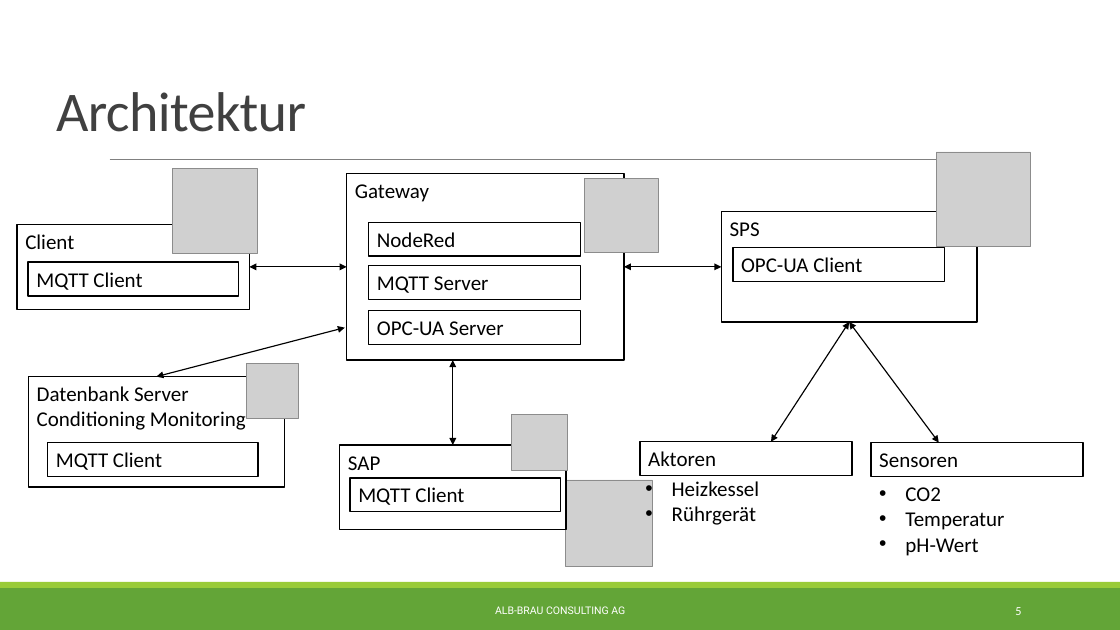
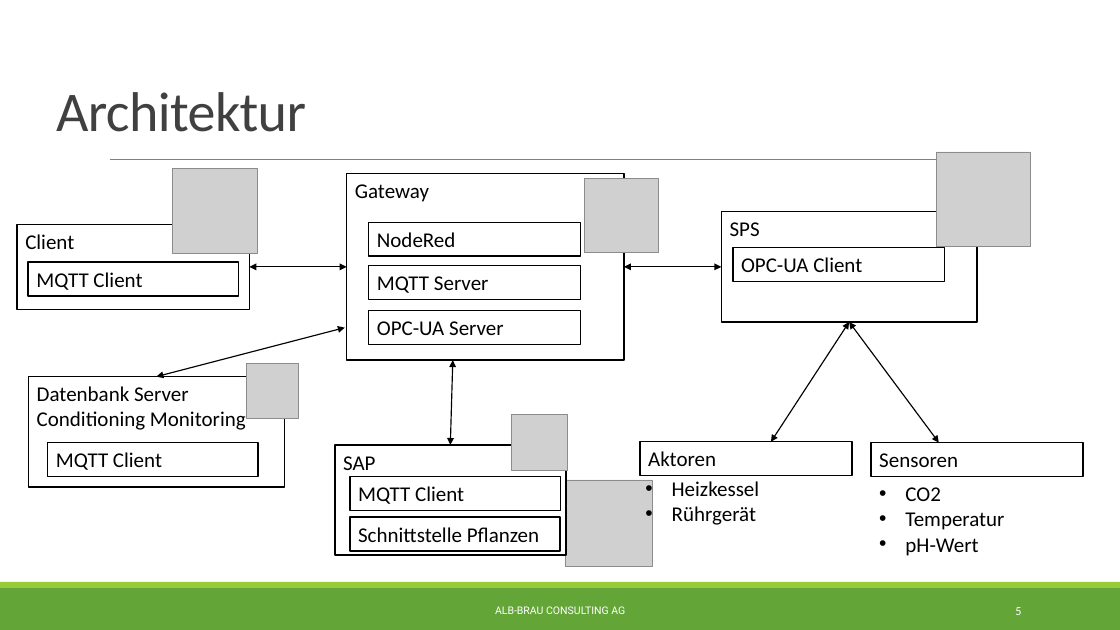
Before and after one commit to albae3333/DigitaleFabrik, a slide deck: slide 5 of Präsentation/Präsentation.pptx. Drawn at 1120x630 pixels with LibreOffice and Linux fonts; fonts in the diff are those of the drawing; grey boxes stand for pictures. Boxes give left, top, right and bottom in pixels: in the first picture for what was removed or moved away, otherwise in the second. Text is boxed around its words. In the diff, an @@ line names an element or a change of style, - is before the commit and + after.

```diff
--- a/Präsentation/Präsentation.pptx
+++ b/Präsentation/Präsentation.pptx
@@ rectangle "SAP": place and size @@
-rectangle "SAP" at box(339, 445, 565, 530)
+rectangle "SAP" at box(335, 445, 566, 555)
@@ rectangle added at box(350, 518, 560, 551), fill #FFFFFF, outline #000000 1.25 pt, 18 pt, text #000000 @@
+Schnittstelle Pflanzen
```
Also in this commit, not shown: 2 other slides changed, 2 other files.
